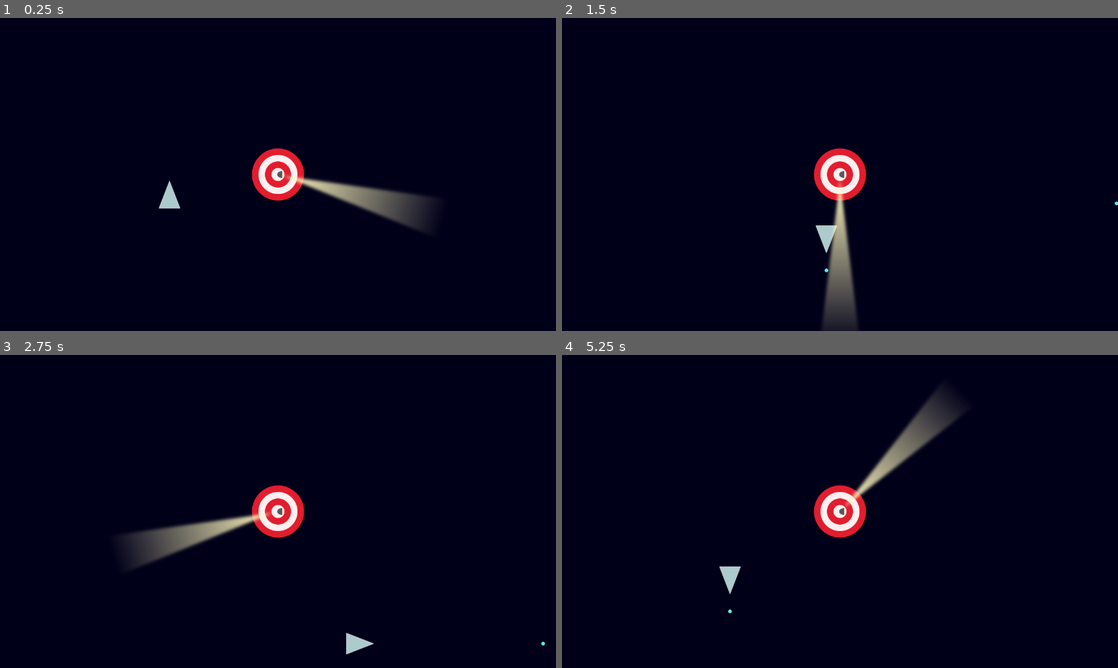
Above: before the commit, frames 1-4 (two rows, left to right).
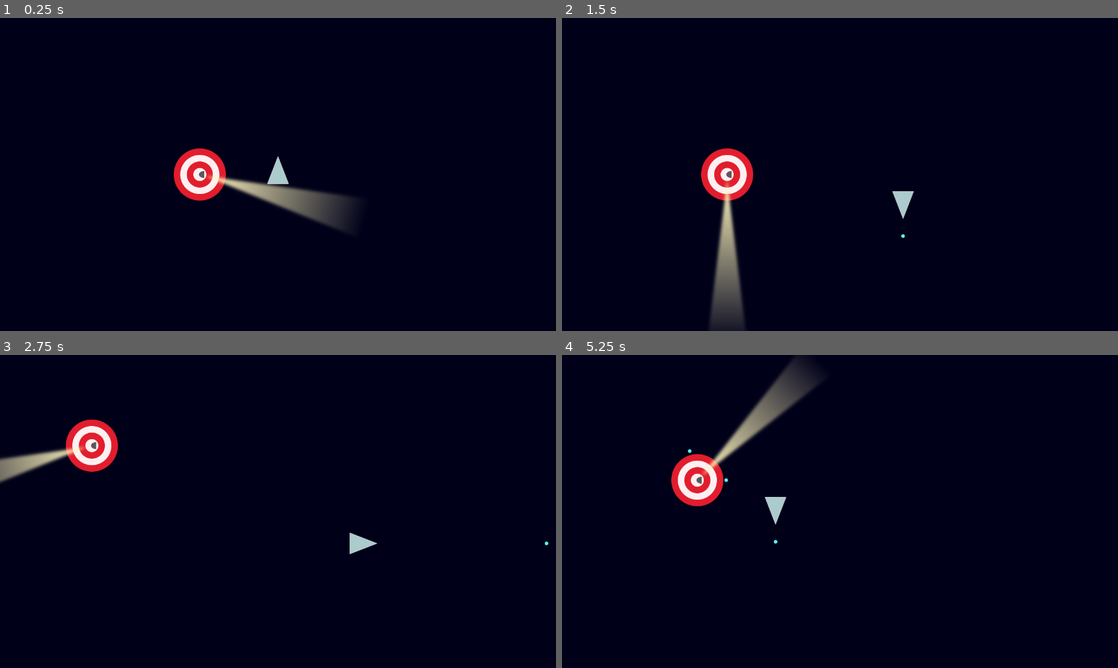
Above: after the commit, the same moments.

Repository: lmbarros/LD46-TheLighthouseAtTheEndOfTheUniverse
Game: Godot game, scene res://screens/PlayfieldScreen.tscn
The game is run twice, just before and just after one commit, with the same random seed, the same clock (stepped at 60 frames per second) and the same inputs.
Inputs:
- Up to frame 1 (0.25 s): no input
- Up to frame 2 (1.5 s): tap Enter at 0.5 s; hold Right (moveRight) 0.53-1.28 s; tap Ctrl (fire) at 0.6, 1.35 s; hold Down (moveDown) from 1.28 s (still down)
- Up to frame 3 (2.75 s): release Down (moveDown) at 2.03 s; hold Right (moveRight) from 2.03 s (still down); tap Ctrl (fire) at 2.1 s
- Up to frame 4 (5.25 s): release Right (moveRight) at 2.78 s; hold Up (moveUp) 2.78-3.53 s; tap Ctrl (fire) every 0.75 s from 2.85 to 5.1 s; hold Left (moveLeft) 3.53-5.03 s; hold Down (moveDown) from 5.03 s (still down)

The runs differ from the first frame. In frame 1, 5.6% of the frame differs, in the area x 28-78%, y 41-68%; in frame 2, 6.3%; in frame 3, 5.3%; in frame 4, 6.3%, in the area x 19-72%, y 1-83%.

Commit message:
Add a camera and split starfield to its own scene

Diff:
--- /dev/null
+++ b/src/misc/PlayfieldCamera.gd
@@ -0,0 +1 @@
+extends Camera2D
--- /dev/null
+++ b/src/misc/PlayfieldCamera.tscn
@@ -0,0 +1,12 @@
+[gd_scene load_steps=2 format=2]
+
+[ext_resource path="res://misc/PlayfieldCamera.gd" type="Script" id=1]
+
+[node name="PlayfieldCamera" type="Camera2D"]
+limit_smoothed = true
+drag_margin_h_enabled = true
+drag_margin_v_enabled = true
+smoothing_enabled = true
+editor_draw_limits = true
+editor_draw_drag_margin = true
+script = ExtResource( 1 )
--- /dev/null
+++ b/src/misc/Starfield.tscn
@@ -0,0 +1,12 @@
+[gd_scene format=2]
+
+[node name="Starfield" type="CanvasLayer"]
+layer = -10
+
+[node name="ColorRect" type="ColorRect" parent="."]
+margin_right = 1280.0
+margin_bottom = 720.0
+color = Color( 0, 0, 0.0980392, 1 )
+__meta__ = {
+"_edit_use_anchors_": false
+}
--- a/src/screens/PlayfieldScreen.tscn
+++ b/src/screens/PlayfieldScreen.tscn
@@ -1,24 +1,21 @@
-[gd_scene load_steps=4 format=2]
+[gd_scene load_steps=6 format=2]
 
 [ext_resource path="res://screens/PlayfieldScreen.gd" type="Script" id=1]
 [ext_resource path="res://characters/Player.tscn" type="PackedScene" id=2]
 [ext_resource path="res://characters/Lighthouse.tscn" type="PackedScene" id=3]
+[ext_resource path="res://misc/PlayfieldCamera.tscn" type="PackedScene" id=4]
+[ext_resource path="res://misc/Starfield.tscn" type="PackedScene" id=5]
 
 [node name="PlayfieldScreen" type="Node2D"]
 script = ExtResource( 1 )
 
-[node name="ColorRect" type="ColorRect" parent="."]
-margin_right = 1280.0
-margin_bottom = 720.0
-color = Color( 0, 0, 0.0980392, 1 )
-__meta__ = {
-"_edit_lock_": true,
-"_edit_use_anchors_": false
-}
+[node name="Starfield" parent="." instance=ExtResource( 5 )]
 
 [node name="Player" parent="." instance=ExtResource( 2 )]
-position = Vector2( 390.259, 416.296 )
+position = Vector2( 180, 0 )
 rotation = -1.5708
 
+[node name="PlayfieldCamera" parent="Player" instance=ExtResource( 4 )]
+current = true
+
 [node name="Lighthouse" parent="." instance=ExtResource( 3 )]
-position = Vector2( 640, 360 )
